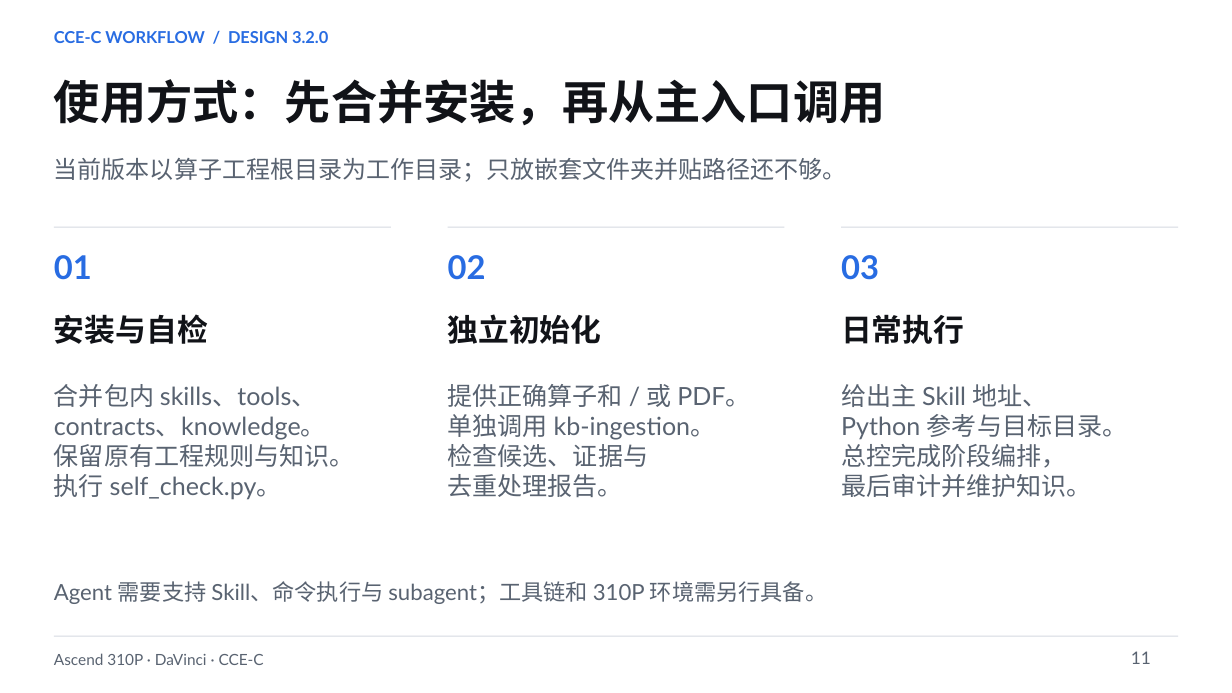
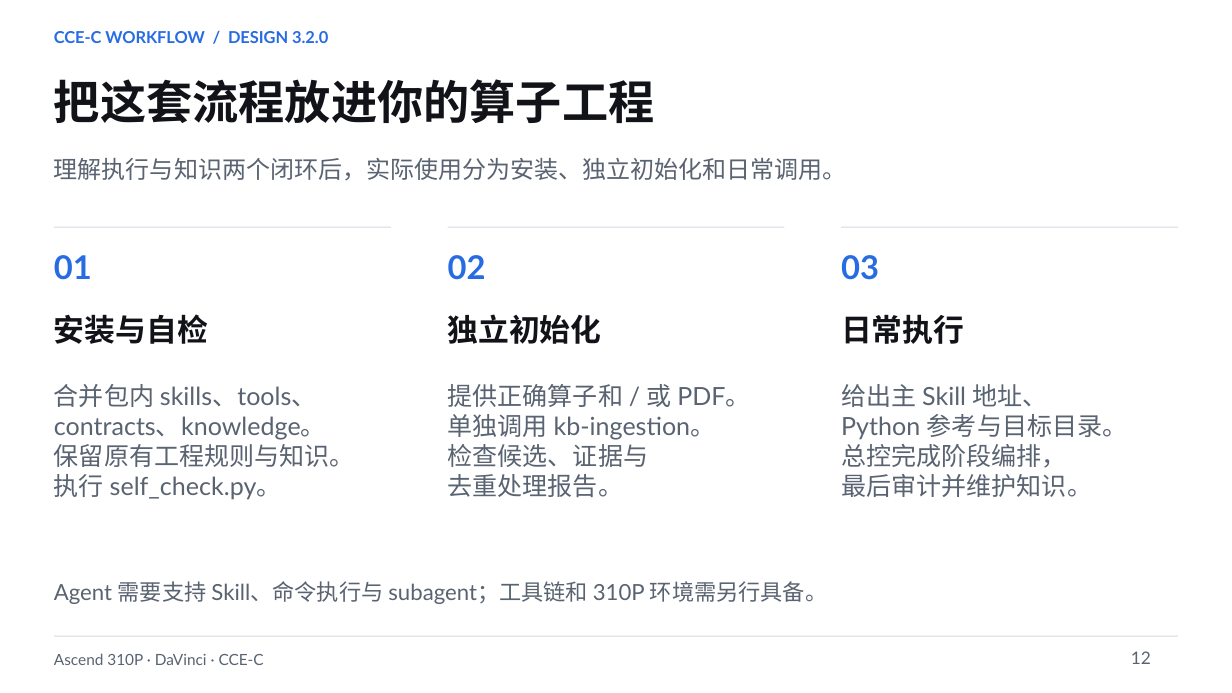
Before and after one commit to chao-shu/CCE_SKILL, a slide deck: slide 12 of docs/Ascend310P_CCEC_Workflow_v3.2.0_CN.pptx (slide 11 before the commit). Drawn at 1232x693 pixels with LibreOffice and Linux fonts; fonts in the diff are those of the drawing. Boxes give left, top, right and bottom in pixels: in the first picture for what was removed or moved away, otherwise in the second. Text is boxed around its words. In the diff, an @@ line names an element or a change of style, - is before the commit and + after.

```diff
--- a/docs/Ascend310P_CCEC_Workflow_v3.2.0_CN.pptx
+++ b/docs/Ascend310P_CCEC_Workflow_v3.2.0_CN.pptx
@@ text at [54,79,655,123]: text changed @@
-使用方式：先合并安装，再从主入口调用
+把这套流程放进你的算子工程
@@ text at [54,158,847,180]: text changed @@
-当前版本以算子工程根目录为工作目录；只放嵌套文件夹并贴路径还不够。
+理解执行与知识两个闭环后，实际使用分为安装、独立初始化和日常调用。
@@ text at [1131,651,1151,664]: text changed @@
-11
+12
```
Also in this commit, not shown: 14 other slides changed.
